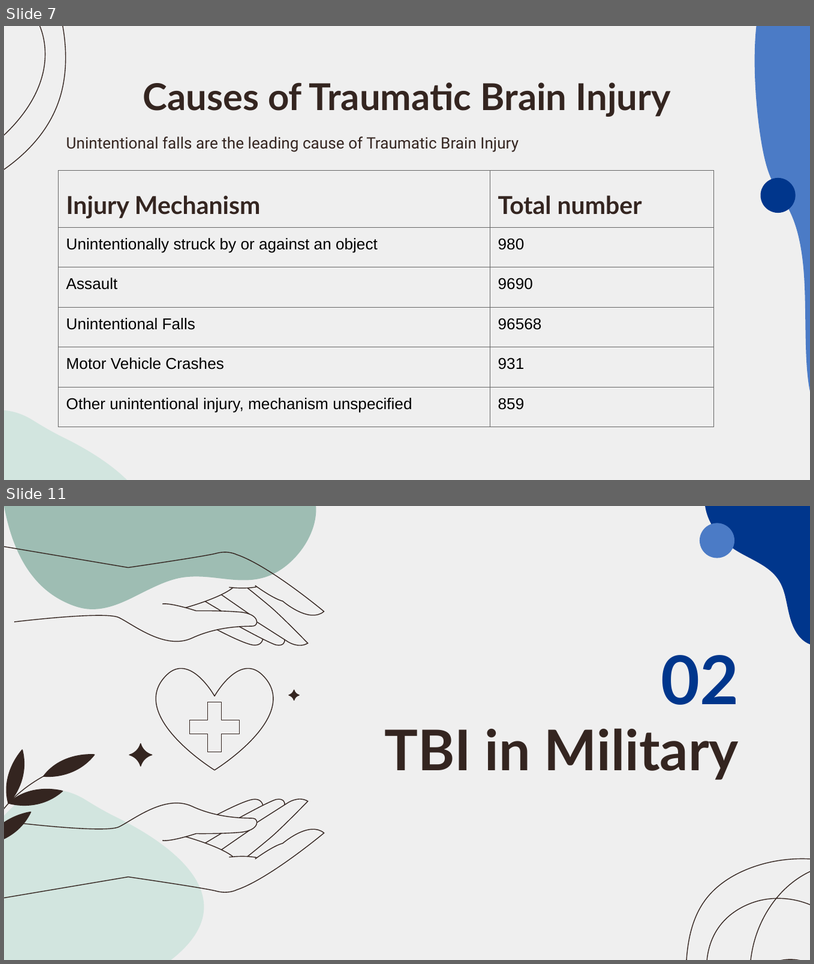
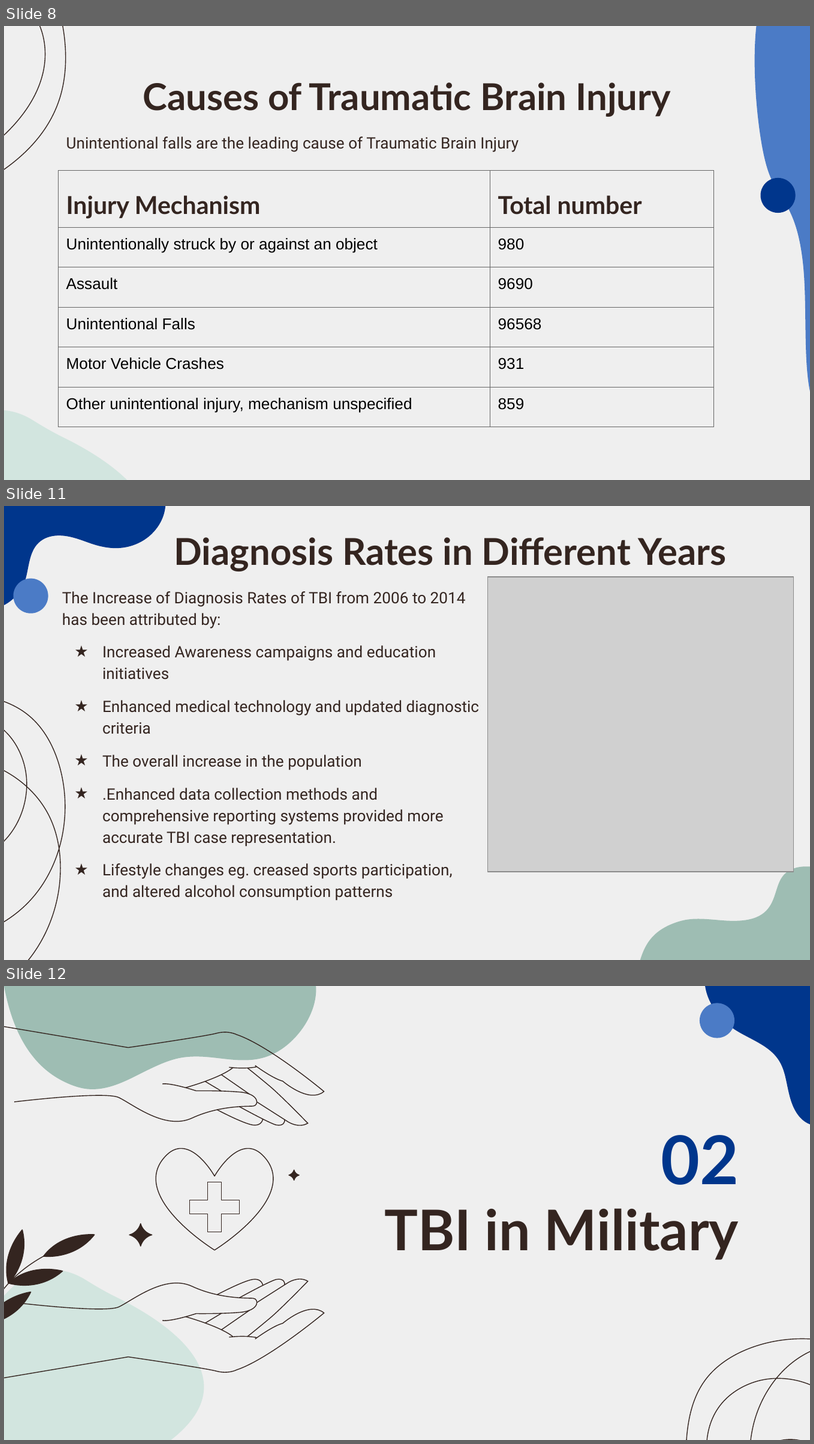
Before and after one commit to Chebet-Mercy/TBI-Traumatic-Brain-Injury, a slide deck: Traumatic Brain Injury.pptx. Shown one above the other, each under a label of ours: slides 7 and 11 before the commit, slides 8, 11 and 12 after it; the slides between them are not shown. The pictures are 814x964 and 814x1444 pixels, drawn with LibreOffice and Linux fonts; fonts in the diff are those of the drawing; grey boxes stand for pictures. Boxes give left, top, right and bottom in pixels: in the first picture for what was removed or moved away, otherwise in the second. Text is boxed around its words. In the diff, an @@ line names an element or a change of style, - is before the commit and + after.

```diff
--- a/Traumatic Brain Injury.pptx
+++ b/Traumatic Brain Injury.pptx
@@ slide 11 added at (4, 506, 810, 960), background #EFEFEF @@
@@ freeform shape added at (5, 506, 165, 605), fill #00368C @@
@@ title added at (174, 537, 727, 571), 33 pt, text #342520, bold @@
+Diagnosis Rates in Different Years
@@ picture added at (488, 577, 794, 872) @@
@@ ellipse added at (14, 579, 48, 613), fill #4B7BC6 @@
@@ text added at (62, 591, 479, 900), 14 pt, text #342520 @@
+The Increase of Diagnosis Rates of TBI from 2006 to 2014 has been attributed by:
+★ Increased Awareness campaigns and education initiatives
+★ Enhanced medical technology and updated diagnostic criteria
+★ The overall increase in the population
+★ .Enhanced data collection methods and comprehensive reporting systems provided more accurate TBI case representation.
+★ Lifestyle changes eg. creased sports participation, and altered alcohol consumption patterns
@@ freeform shape added at (4, 682, 77, 960), outline #342520 0.75 pt @@
@@ freeform shape added at (640, 867, 810, 960), fill #9EBDB3 @@
@@ what was slide 7 is now slide 8 @@
@@ what was slide 11 is now slide 12 @@
```
Also in this commit, not shown: 6 slides changed, 3 other slides added, 4 slides removed.
